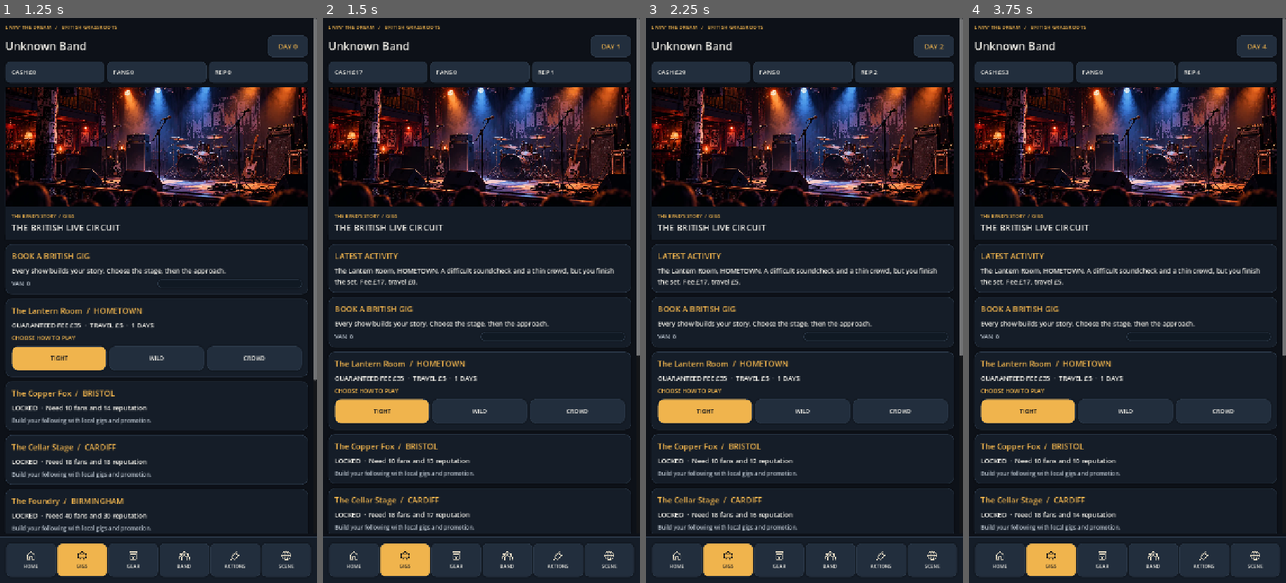
Above: before the commit, frames 1-4 (left to right).
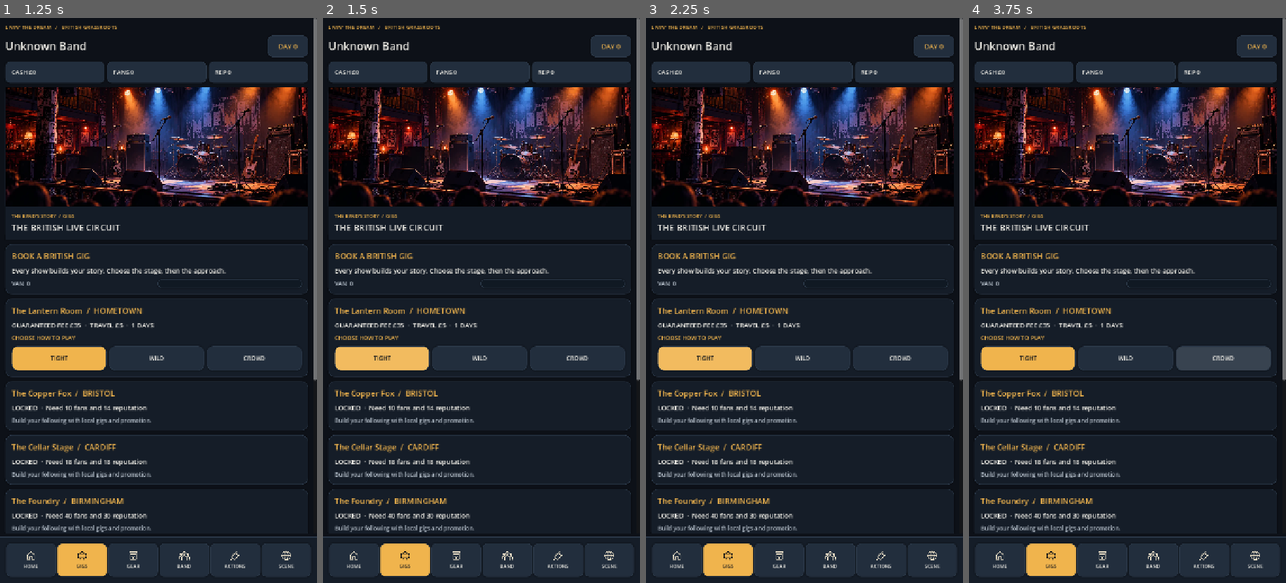
Above: after the commit, the same moments.

Repository: alimuir654-rgb/BandMaster
Game: Godot game, scene res://Scenes/CareerHub.tscn
Same seed, same stepped clock (60 frames per second), same inputs: the game is played once before the commit and once after it. This scene is started directly instead of the project's main scene.
Inputs:
- Up to frame 1 (1.25 s): click "BOOK A HOMETOWN GIG" at 0.5 s
- Up to frame 2 (1.5 s): click "TIGHT" at 1.25 s
- Up to frame 3 (2.25 s): click "TIGHT" at 2 s
- Up to frame 4 (3.75 s): click "WILD" at 2.75 s; click "CROWD" at 3.5 s

Frame 1 is identical in both runs. In frame 2, 8.4% of the frame differs, in the area x 1-100%, y 4-91%; in frame 3, 8.4%; in frame 4, 9.2%.
Error before the commit: Invalid access to property or key 'band' on a base object of type 'Dictionary'. (res://Scripts/career_hub.gd:500)
Error after the commit: Parse Error: Cannot infer the type of "name" variable because the value doesn't have a set type. (res://Scripts/member_life.gd:97)

Commit message:
ui: add life events, recruitment, leave status and former-members history to band tab

Diff:
--- a/Scripts/career_hub.gd
+++ b/Scripts/career_hub.gd
@@ -8,6 +8,7 @@
 const Members = preload("res://Scripts/member_management.gd")
 const Story = preload("res://Scripts/career_story.gd")
 const Drama = preload("res://Scripts/band_drama.gd")
+const Life = preload("res://Scripts/member_life.gd")
 const SAVE_PATH := "user://tour_save.json"
 const TABS := ["HOME","GIGS","GEAR","BAND","ACTIONS","SCENE"]
 const ART := {
@@ -317,11 +318,21 @@
 
 func _band() -> void:
  _band_situations()
+ _life_situations()
  var band_data: Dictionary = save_data.get("band",{})
  var members: Array = band_data.get("members",[])
 
  if members.is_empty():
-  _card("NO MUSICIANS","Band members will appear here once recruited.")
+  _card("THE BAND NEEDS MUSICIANS","Start rebuilding the line-up.")
+ if members.size() < 6:
+  var recruitment := _card("FIND A MUSICIAN","Hold local auditions and bring someone new into the band.")
+  _action(recruitment,"AUDITION A NEW MEMBER",_recruit,true)
+ var alumni: Array = _extra().get("former_members",[])
+ if not alumni.is_empty():
+  var alumni_box := _card("FORMER MEMBERS","The people who helped shape the band.")
+  for person in alumni:
+   if person is Dictionary:
+    _label(alumni_box,str(person.get("name","Musician"))+"  /  "+str(person.get("role",""))+"  ·  "+str(person.get("reason","Left the band")),13,UI.MUTED)
  for i in range(members.size()):
   if not members[i] is Dictionary:
    continue
@@ -344,6 +355,8 @@
   _label(name_stack,str(member.get("name","Musician")).to_upper(),24,UI.WHITE)
   _label(name_stack,str(member.get("role","")).to_upper(),13,UI.AMBER)
   _label(name_stack,str(member.get("trait","")),13,UI.MUTED)
+  if str(member.get("life_status","active")) != "active":
+   _label(name_stack,str(member.get("life_status","")).to_upper()+" UNTIL DAY %d" % int(member.get("available_day",0)),12,UI.AMBER)
   var rule := ColorRect.new()
   rule.color = Color("#344153")
   rule.custom_minimum_size.y = 1
@@ -377,6 +390,19 @@
   talk.pressed.connect(func() -> void: _member(index,"chat"))
   coach.pressed.connect(func() -> void: _member(index,"coach"))
   rest.pressed.connect(func() -> void: _member(index,"break"))
+
+func _life_situations() -> void:
+ for situation in Life.pending(_state()):
+  var member_index := int(situation["index"])
+  var event_id := str(situation["id"])
+  var definition: Dictionary = Life.EVENTS[event_id]
+  var box := _card(str(definition["title"])+"  /  "+str(situation["name"]),str(definition["intro"]))
+  for choice in definition["choices"]:
+   var chosen := str(choice["id"])
+   _action(box,str(choice["label"]),func() -> void: _finish(Life.resolve(_state(),member_index,event_id,chosen)),chosen == str(definition["choices"][0]["id"]))
+
+func _recruit() -> void:
+ _finish(Life.recruit(_state()))
 
 func _band_situations() -> void:
  for event_id in Drama.pending(_state()):
@@ -509,7 +535,7 @@
 func _finish(result: Dictionary, source: String = "") -> void:
  message = str(result.get("message","Action unavailable"))
  if result.get("ok",false) == true:
-  _apply(Story.observe(_state(),result["state"],source))
+  _apply(Life.refresh(Story.observe(_state(),result["state"],source)))
   _save()
  _render()
 
